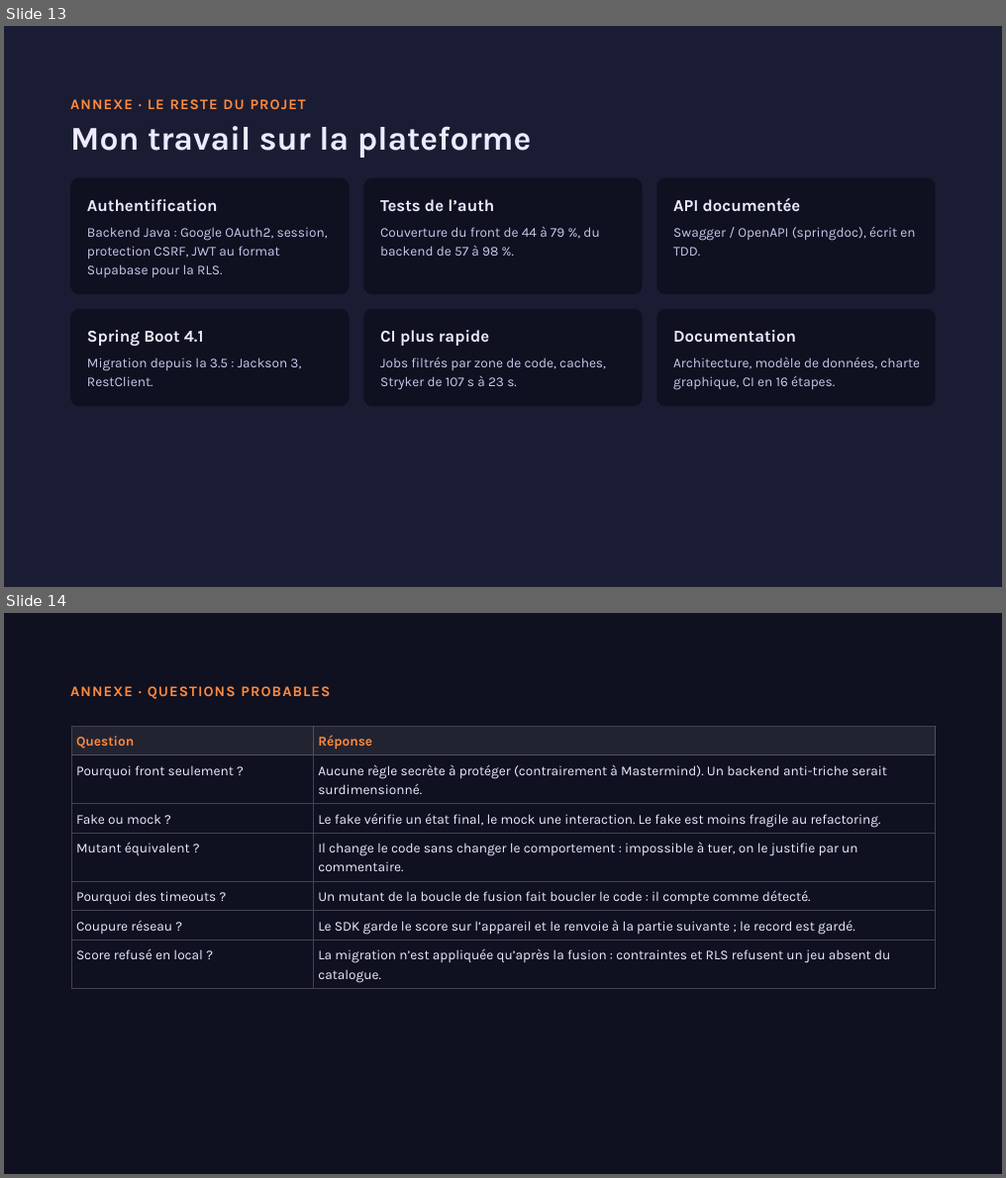
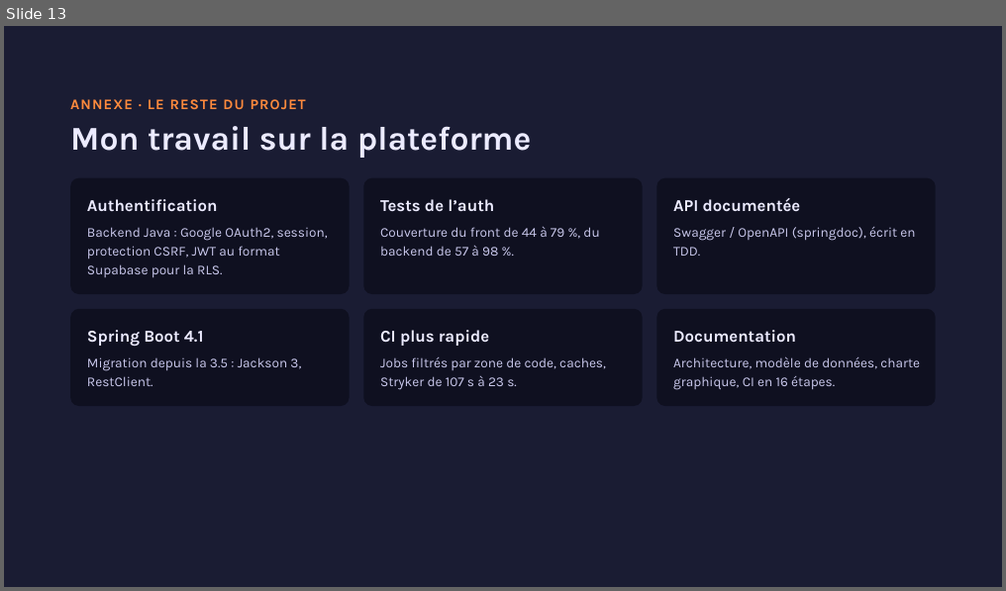
Before and after one commit to Antoine-Ferron/tiki-gaming, a slide deck: docs/games/game-2048/diapo-Evan.pptx. Shown one above the other, each under a label of ours: slides 13 and 14 before the commit, slide 13 after it. The pictures are 1006x1178 and 1006x591 pixels, drawn with LibreOffice and Linux fonts; fonts in the diff are those of the drawing. Boxes give left, top, right and bottom in pixels: in the first picture for what was removed or moved away, otherwise in the second. Text is boxed around its words. In the diff, an @@ line names an element or a change of style, - is before the commit and + after.

Commit message:
feat(game-2048): update presentation slides for game overview

```diff
--- a/docs/games/game-2048/diapo-Evan.pptx
+++ b/docs/games/game-2048/diapo-Evan.pptx
@@ slide 14 removed at [4, 613, 1002, 1174], background #0F1020 @@
@@ text removed at [70, 686, 330, 699] @@
-ANNEXE · QUESTIONS PROBABLES
@@ table removed at [71, 726, 936, 989], 7 rows, 2 columns @@
-Question | Réponse
-Pourquoi front seulement ? | Aucune règle secrète à protéger (contrairement à Mastermind). Un backend anti-triche serait surdimensionné.
-Fake ou mock ? | Le fake vérifie un état final, le mock une interaction. Le fake est moins fragile au refactoring.
-Mutant équivalent ? | Il change le code sans changer le comportement : impossible à tuer, on le justifie par un commentaire.
-Pourquoi des timeouts ? | Un mutant de la boucle de fusion fait boucler le code : il compte comme détecté.
-Coupure réseau ? | Le SDK garde le score sur l’appareil et le renvoie à la partie suivante ; le record est gardé.
-Score refusé en local ? | La migration n’est appliquée qu’après la fusion : contraintes et RLS refusent un jeu absent du catalogue.
```
